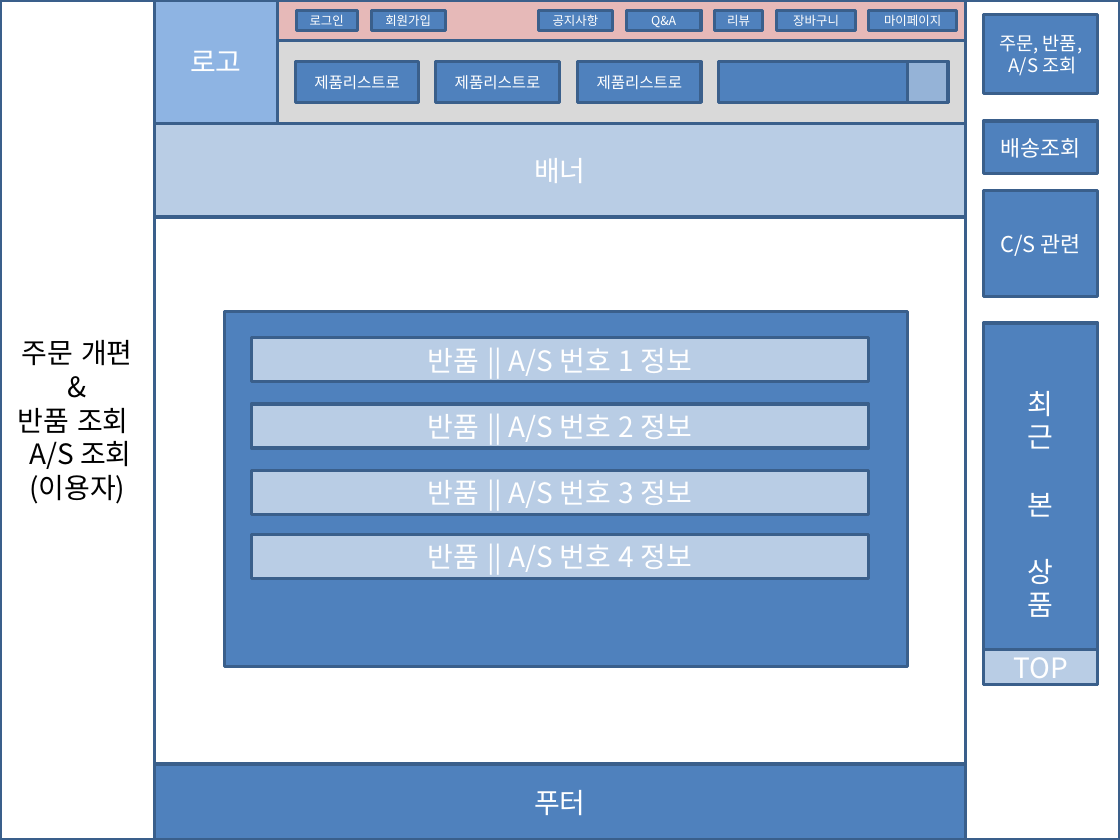
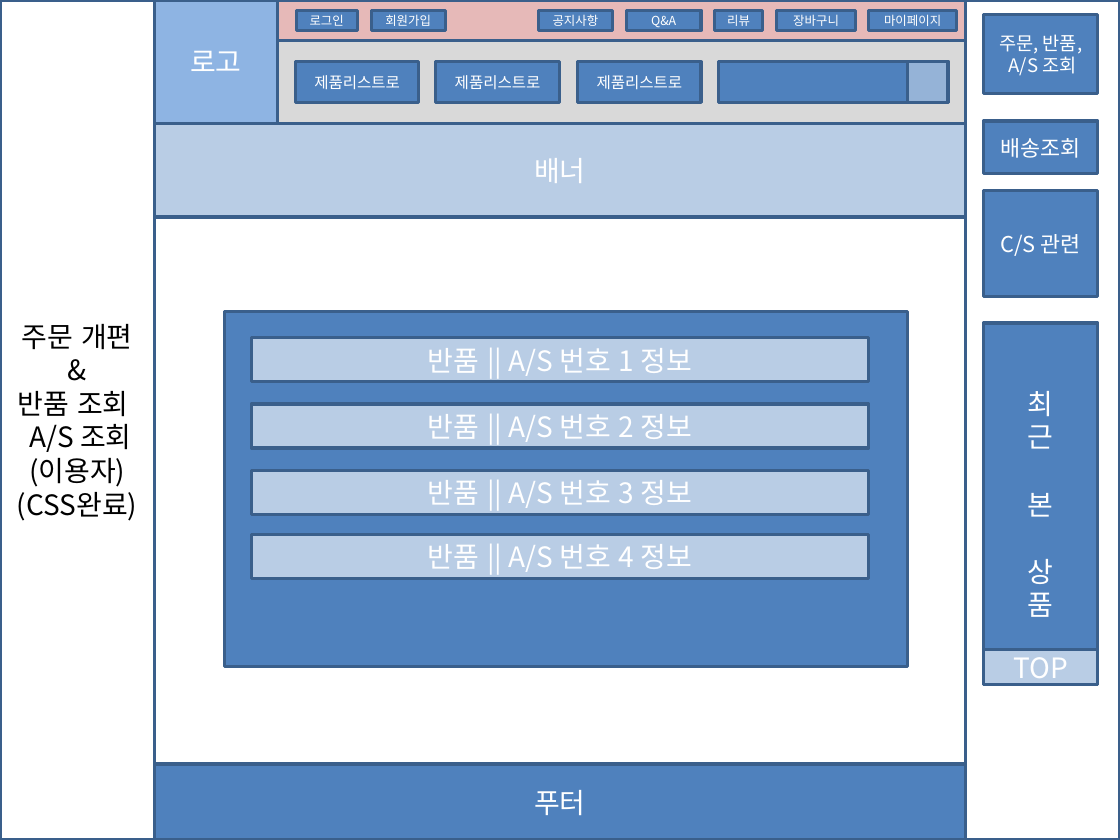
Before and after one commit to dksdlcks12/Portfolio, a slide deck: slide 24 of 스토리보드(구현 및 필요하면 추가).pptx. Drawn at 1120x840 pixels with LibreOffice and Linux fonts; fonts in the diff are those of the drawing. Boxes give left, top, right and bottom in pixels: in the first picture for what was removed or moved away, otherwise in the second. Text is boxed around its words. In the diff, an @@ line names an element or a change of style, - is before the commit and + after.

```diff
--- a/스토리보드(구현 및 필요하면 추가).pptx
+++ b/스토리보드(구현 및 필요하면 추가).pptx
@@ text in rectangle at bbox=[17, 492, 137, 521]: paragraph added @@
+(CSS완료)
```
Also in this commit, not shown: 2 other slides changed, 1 other file.
